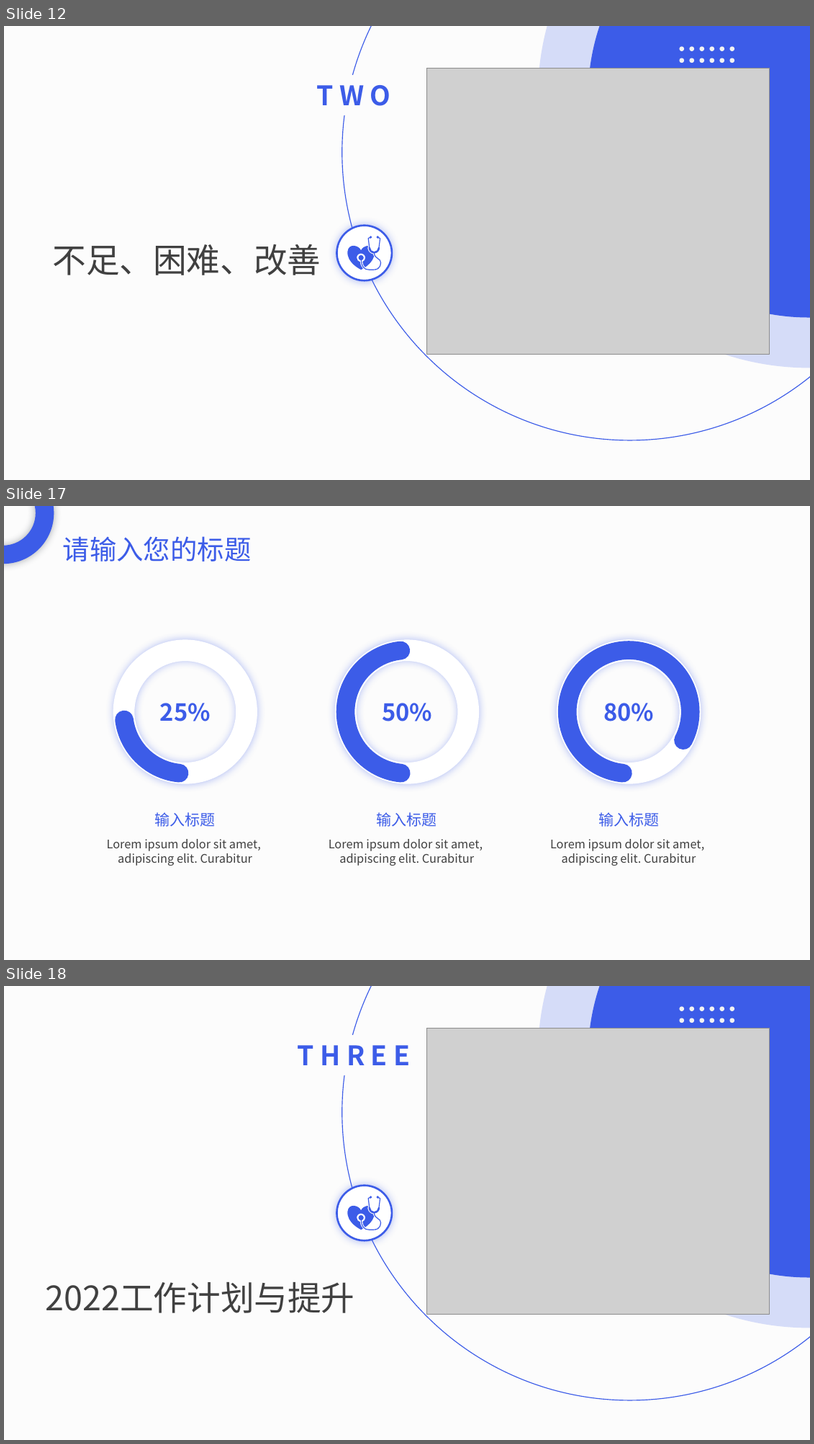
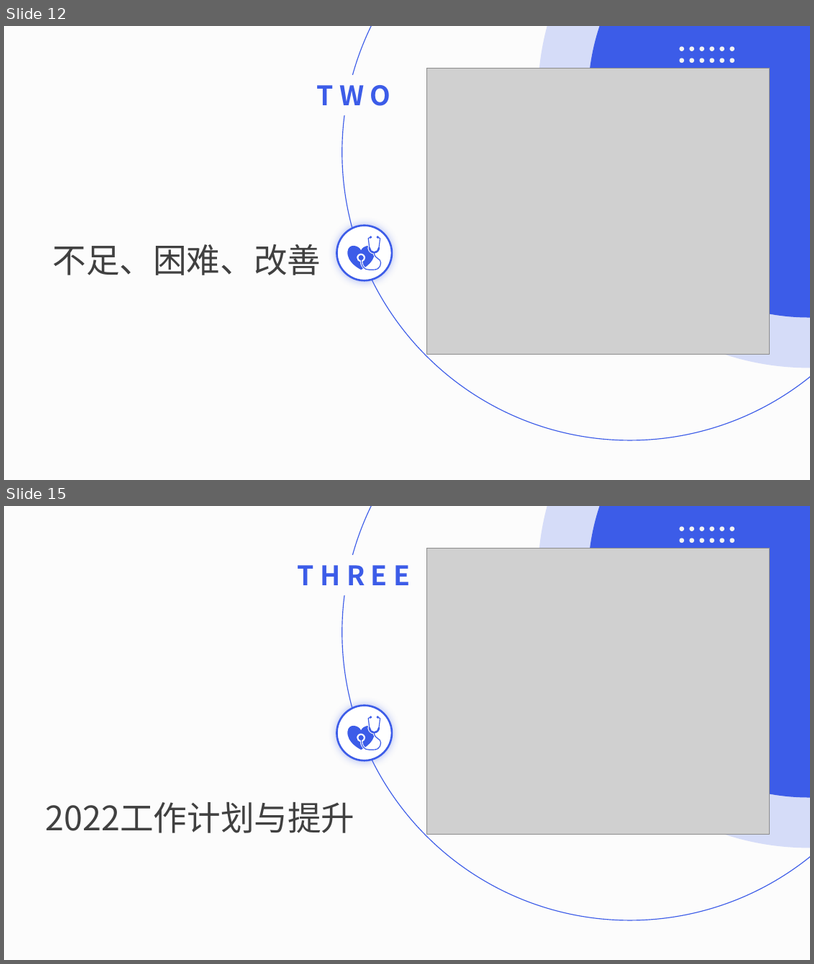
Before and after one commit to DreamPWJ/spring-boot-bug, a slide deck: 潘维吉2021工作总结.pptx. Shown one above the other, each under a label of ours: slides 12, 17 and 18 before the commit, slides 12 and 15 after it; the slides between them are not shown. The pictures are 814x1444 and 814x964 pixels, drawn with LibreOffice and Linux fonts; fonts in the diff are those of the drawing; grey boxes stand for pictures. Boxes give left, top, right and bottom in pixels: in the first picture for what was removed or moved away, otherwise in the second. Text is boxed around its words. In the diff, an @@ line names an element or a change of style, - is before the commit and + after.

```diff
--- a/潘维吉2021工作总结.pptx
+++ b/潘维吉2021工作总结.pptx
@@ slide 17 removed at [4, 506, 810, 960], background #F2F2F2 at 20% opacity @@
@@ freeform shape removed at [4, 506, 54, 564] @@
@@ text removed at [63, 536, 251, 561] @@
-请输入您的标题
@@ group removed at [107, 640, 261, 865]: 3 texts, 1 donut, 1 arc (boxed as its full ellipse) @@
-25%
-Lorem ipsum dolor sit amet,
-adipiscing elit. Curabitur
-输入标题
@@ group removed at [329, 640, 483, 865]: 3 texts, 1 donut, 1 arc (boxed as its full ellipse) @@
-50%
-Lorem ipsum dolor sit amet,
-adipiscing elit. Curabitur
-输入标题
@@ group removed at [550, 640, 705, 865]: 3 texts, 1 donut, 1 arc (boxed as its full ellipse) @@
-80%
-Lorem ipsum dolor sit amet,
-adipiscing elit. Curabitur
-输入标题
@@ what was slide 18 is now slide 15 @@
```
Also in this commit, not shown: 1 slide changed, 4 slides added, 9 other slides removed.
